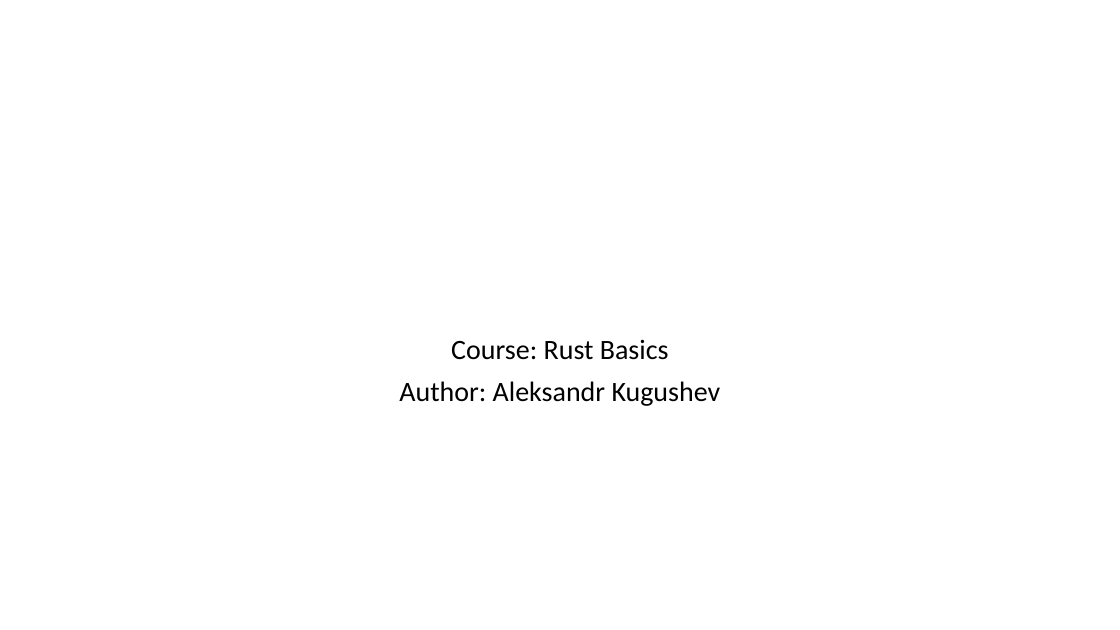
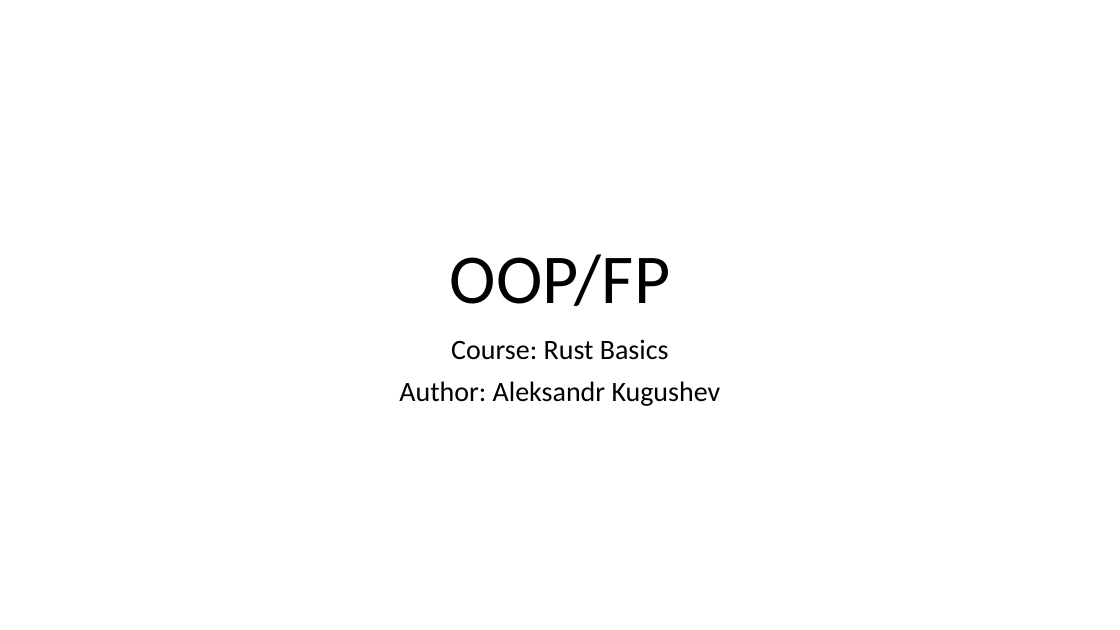
Before and after one commit to kugushev/course-rust-basics, a slide deck: slide 1 of src/06-OopFp/06-OopFp.pptx. Drawn at 1120x630 pixels with LibreOffice and Linux fonts; fonts in the diff are those of the drawing. Boxes give left, top, right and bottom in pixels: in the first picture for what was removed or moved away, otherwise in the second. Text is boxed around its words. In the diff, an @@ line names an element or a change of style, - is before the commit and + after.

```diff
--- a/src/06-OopFp/06-OopFp.pptx
+++ b/src/06-OopFp/06-OopFp.pptx
@@ title added at <box>450,254,670,306</box>, 60 pt, text #000000 @@
+OOP/FP
```
Also in this commit, not shown: 1 other slide changed, 11 slides added, 1 other file.
